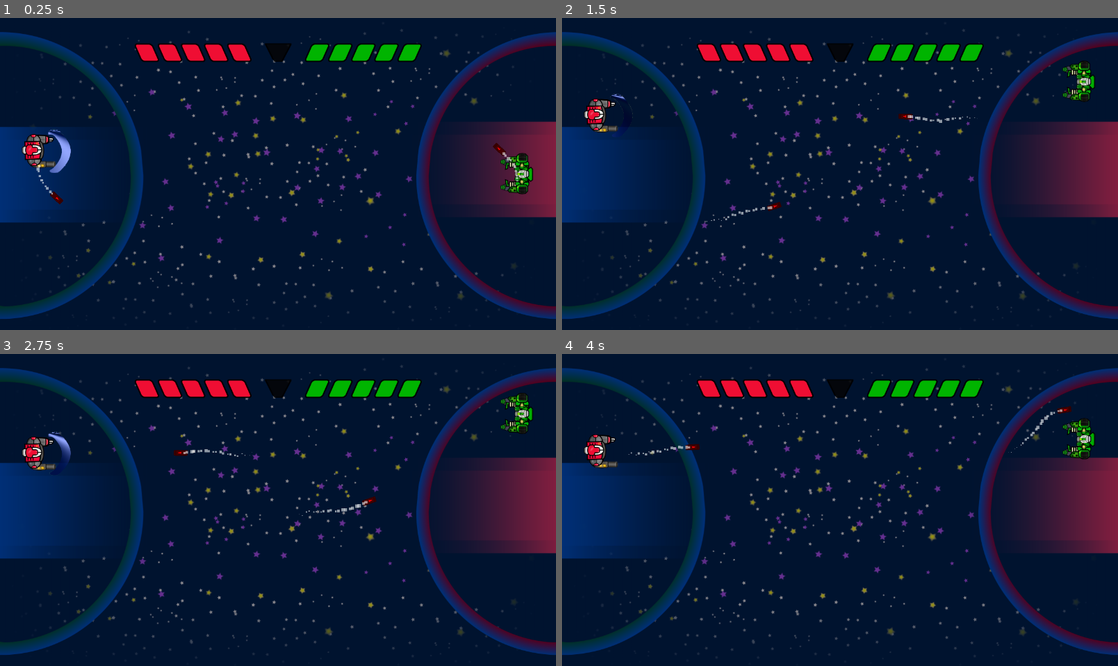
Above: before the commit, frames 1-4 (two rows, left to right).
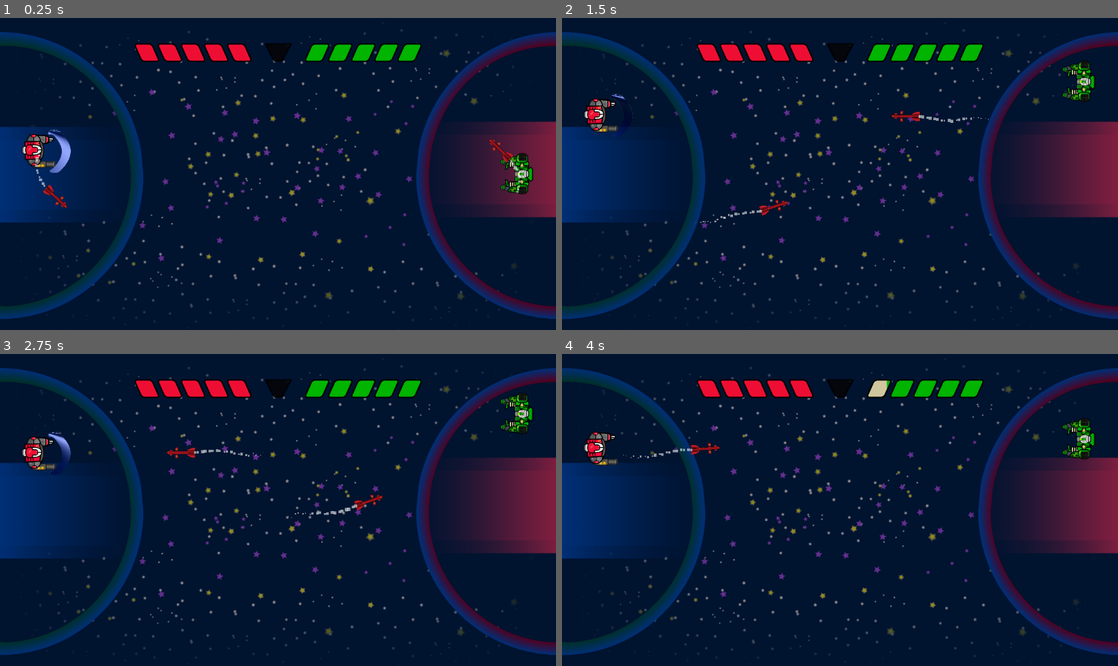
Above: after the commit, the same moments.

Repository: fivemoreminix/mechtoid
Game: Godot game, scene res://assets/scenes/Game.tscn
Same seed, same stepped clock (60 frames per second), same inputs: the game is played once before the commit and once after it. The engine's default icon, where the game draws it, is replaced by a stand-in: a white triangle on a blue panel in a dark square.
Inputs:
- Up to frame 1 (0.25 s): no input
- Up to frame 2 (1.5 s): hold W (up) 0.53-1.28 s; tap Space (shield) at 0.6, 1.35 s; hold S (down) from 1.28 s (still down)
- Up to frame 3 (2.75 s): release S (down) at 2.03 s; hold W (up) from 2.03 s (still down); tap Space (shield) at 2.1 s
- Up to frame 4 (4 s): tap Space (shield) at 2.85, 3.6 s; release W (up) at 3.53 s; hold S (down) from 3.53 s (still down)

The runs differ from the first frame. In frame 1, 0.3% of the frame differs, in the area x 6-94%, y 38-62%; in frame 2, 0.4%; in frame 3, 0.4%; in frame 4, 0.9%, in the area x 4-92%, y 8-37%.

Commit message:
added a missile design

Diff:
--- a/assets/scenes/missiles/HumanMissile.tscn
+++ b/assets/scenes/missiles/HumanMissile.tscn
@@ -1,10 +1,10 @@
 [gd_scene load_steps=7 format=2]
 
 [ext_resource path="res://assets/scripts/human_missile.gd" type="Script" id=1]
-[ext_resource path="res://icon.png" type="Texture" id=2]
+[ext_resource path="res://assets/Missiles/missile.png" type="Texture" id=2]
 
 [sub_resource type="RectangleShape2D" id=1]
-extents = Vector2( 6.75, 16 )
+extents = Vector2( 9.45939, 32.3555 )
 
 [sub_resource type="Curve" id=2]
 _data = [ Vector2( 0, 1 ), 0.0, 0.0, 0, 0, Vector2( 1, 0 ), -2.71313, 0.0, 0, 0 ]
@@ -31,12 +31,13 @@
 script = ExtResource( 1 )
 
 [node name="Sprite" type="Sprite" parent="."]
-modulate = Color( 1, 0, 0, 1 )
-scale = Vector2( 0.2, 0.5 )
+modulate = Color( 0.823529, 0.541176, 0.541176, 1 )
+position = Vector2( 0.209961, -0.0941162 )
+scale = Vector2( 0.3, 0.2 )
 texture = ExtResource( 2 )
 
 [node name="Particles2D" type="Particles2D" parent="."]
-position = Vector2( -1.90735e-05, 8 )
+position = Vector2( 0.314803, 33.4043 )
 amount = 20
 lifetime = 0.5
 local_coords = false
Binary file added: assets/Missiles/missile.png
Not shown, added: assets/Missiles/missile.png.import
